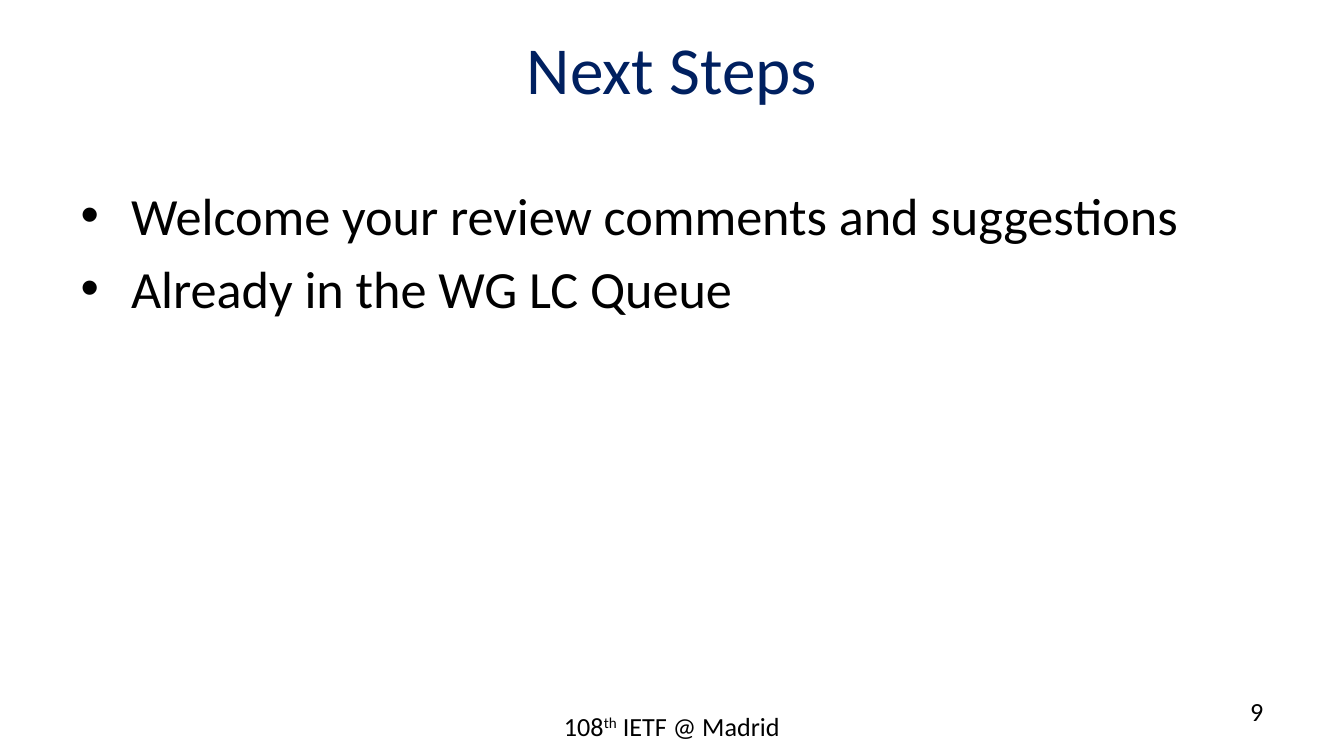
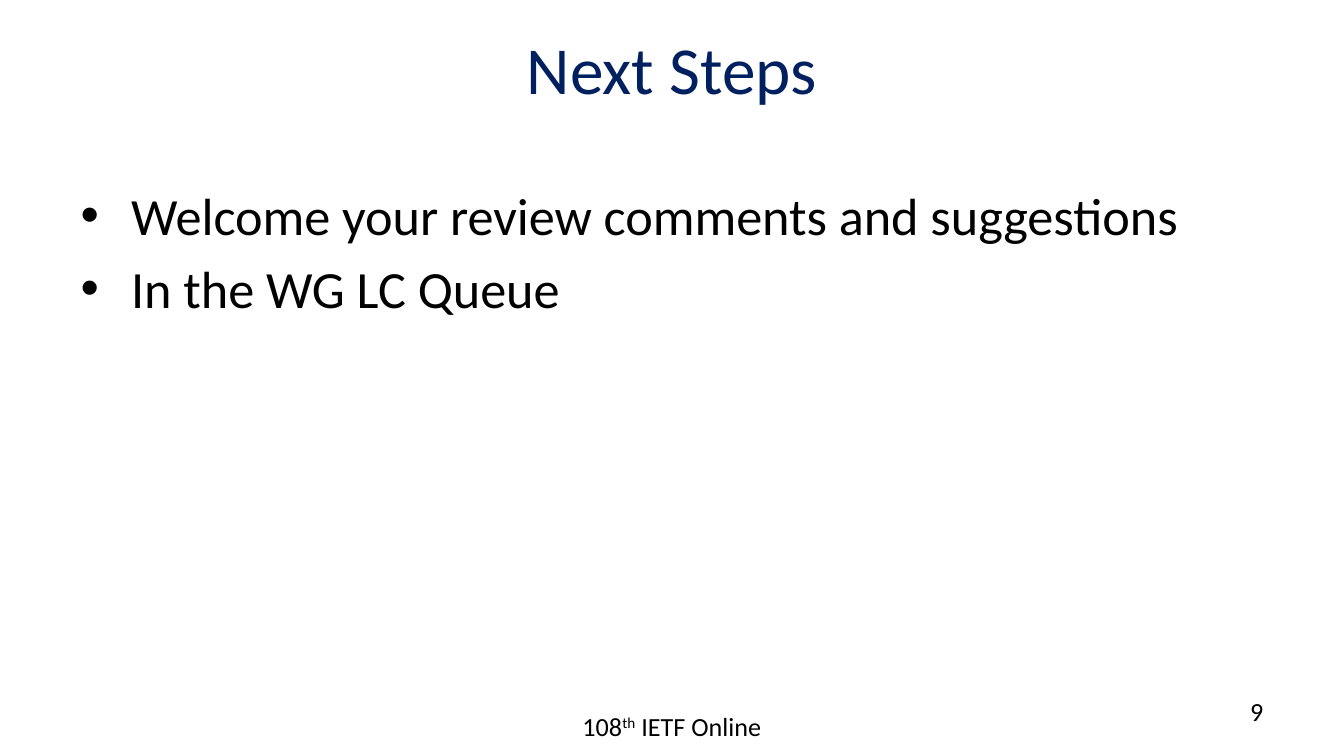
Before and after one commit to rakgandhi/ietf-slides, a slide deck: slide 9 of draft-ietf-pce-association-bidir-06.pptx. Drawn at 1344x756 pixels with LibreOffice and Linux fonts; fonts in the diff are those of the drawing. Boxes give left, top, right and bottom in pixels: in the first picture for what was removed or moved away, otherwise in the second. Text is boxed around its words. In the diff, an @@ line names an element or a change of style, - is before the commit and + after.

```diff
--- a/draft-ietf-pce-association-bidir-06.pptx
+++ b/draft-ietf-pce-association-bidir-06.pptx
@@ text at [131, 271, 560, 315]: text changed @@
-• Already in the WG LC Queue
+• In the WG LC Queue
@@ text at [641, 718, 761, 736]: text changed @@
-108th IETF @ Madrid
+108th IETF Online
```
Also in this commit, not shown: 9 other slides changed, 3 other files.
